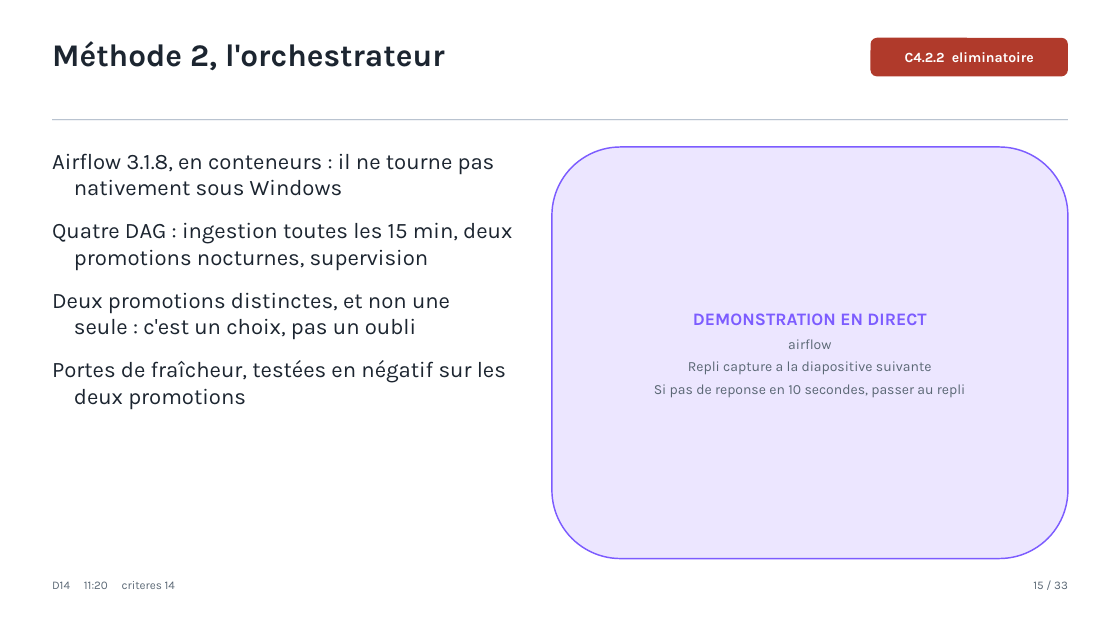
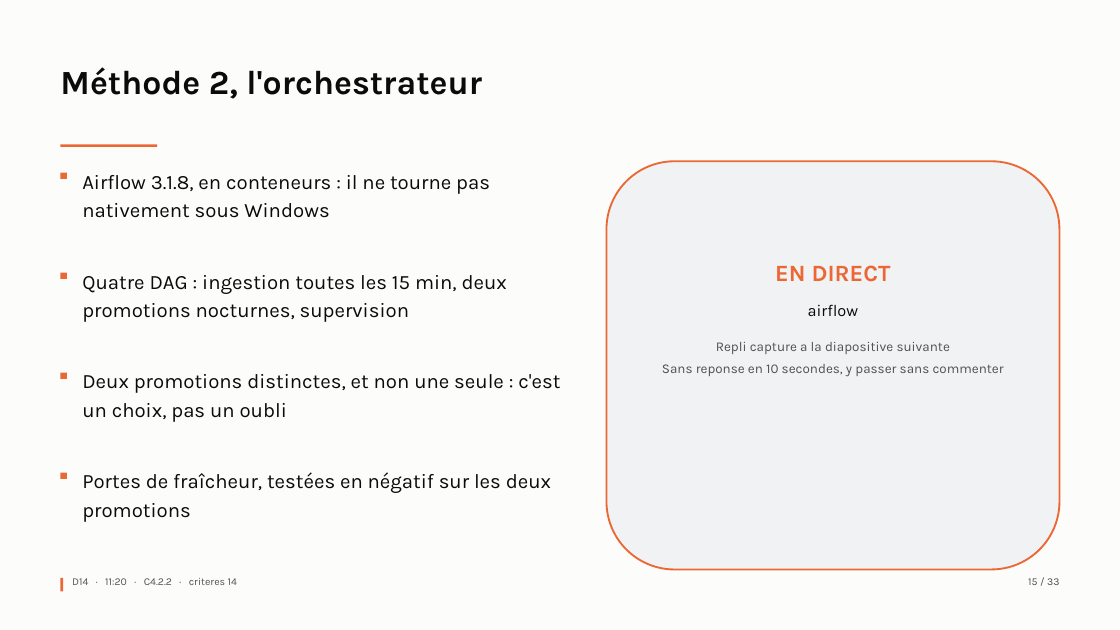
Before and after one commit to Mael8zinsou/gamelens-bloc4_0, a slide deck: slide 15 of docs/support_soutenance.pptx. Drawn at 1120x630 pixels with LibreOffice and Linux fonts; fonts in the diff are those of the drawing. Boxes give left, top, right and bottom in pixels: in the first picture for what was removed or moved away, otherwise in the second. Text is boxed around its words. In the diff, an @@ line names an element or a change of style, - is before the commit and + after.

```diff
--- a/docs/support_soutenance.pptx
+++ b/docs/support_soutenance.pptx
@@ rectangle added at [0, 0, 1120, 630], fill #FCFCFB @@
@@ rounded rectangle removed at [870, 38, 1068, 76] @@
-C4.2.2 eliminatoire
@@ text "Méthode 2, l'orchestrateur": place and size @@
-text "Méthode 2, l'orchestrateur" at [52, 41, 444, 70]
+text "Méthode 2, l'orchestrateur" at [60, 67, 482, 99]
@@ text "Méthode 2, l'orchestrateur" at [60, 67, 482, 99]: size 27 to 29 pt, text colour #1C2530 to #0B0B0B @@
@@ rectangle removed at [52, 119, 1068, 120] @@
@@ rectangle added at [60, 145, 157, 147], fill #EB6834 @@
@@ rectangle added at [60, 173, 66, 179], fill #EB6834 @@
@@ text "Airflow 3.1.8, en conteneurs : ...": place and size @@
-text "Airflow 3.1.8, en conteneurs : ..." at [52, 153, 512, 410]
+text "Airflow 3.1.8, en conteneurs : ..." at [82, 175, 490, 218]
@@ text "Airflow 3.1.8, en conteneurs : ..." at [82, 175, 490, 218]: size 19 to 17.5 pt, text colour #1C2530 to #0B0B0B; indent changed; line spacing 1 to 1.15 @@
@@ rounded rectangle added at [607, 161, 1060, 570], fill #F1F2F4, outline #EB6834 1.6 pt @@
@@ text at [52, 222, 512, 410]: paragraphs removed @@
-Quatre DAG : ingestion toutes les 15 min, deux promotions nocturnes, supervision
-Deux promotions distinctes, et non une seule : c'est un choix, pas un oubli
-Portes de fraîcheur, testées en négatif sur les deux promotions
@@ text "EN DIRECT": place and size @@
-text "EN DIRECT" at [552, 147, 1068, 559]
+text "EN DIRECT" at [662, 265, 1004, 377]
@@ text "EN DIRECT" at [662, 265, 1004, 377]: vertical alignment middle to top; fill #ECE6FF to none; outline #7C5CFF 1.25 pt to none @@
@@ text at [775, 265, 891, 282]: text changed; size 15 to 20 pt; text colour #7C5CFF to #EB6834 @@
-DEMONSTRATION EN DIRECT
+EN DIRECT
@@ rectangle added at [60, 273, 66, 279], fill #EB6834 @@
@@ text added at [82, 275, 507, 322], 17.5 pt, text #0B0B0B @@
+Quatre DAG : ingestion toutes les 15 min, deux promotions nocturnes, supervision
@@ text at [716, 304, 950, 354]: size 12 to 14 pt, text colour #5B6875 to #0B0B0B in "airflow"; size 12 to 11.5 pt, text colour #5B6875 to #52514E in "Repli capture a la diapositive suivante"; more space between paragraphs @@
@@ rectangle added at [60, 372, 66, 378], fill #EB6834 @@
@@ text added at [82, 374, 560, 422], 17.5 pt, text #0B0B0B @@
+Deux promotions distinctes, et non une seule : c'est un choix, pas un oubli
@@ text at [662, 364, 1004, 377]: text changed; size 12 to 11.5 pt; text colour #5B6875 to #52514E @@
-Si pas de reponse en 10 secondes, passer au repli
+Sans reponse en 10 secondes, y passer sans commenter
@@ rectangle added at [60, 472, 66, 478], fill #EB6834 @@
@@ text added at [82, 472, 551, 522], 17.5 pt, text #0B0B0B @@
+Portes de fraîcheur, testées en négatif sur les deux promotions
@@ rectangle added at [60, 578, 63, 592], fill #EB6834 @@
@@ text at [72, 578, 237, 585]: text changed; size 10 to 9 pt; text colour #5B6875 to #52514E @@
-D14 11:20 criteres 14
+D14 · 11:20 · C4.2.2 · criteres 14
@@ text "15 / 33" at [1028, 578, 1059, 585]: size 10 to 9 pt, text colour #5B6875 to #52514E @@
```
Also in this commit, not shown: 27 other slides changed, 5 slides added, 5 slides removed, 1 other file.
